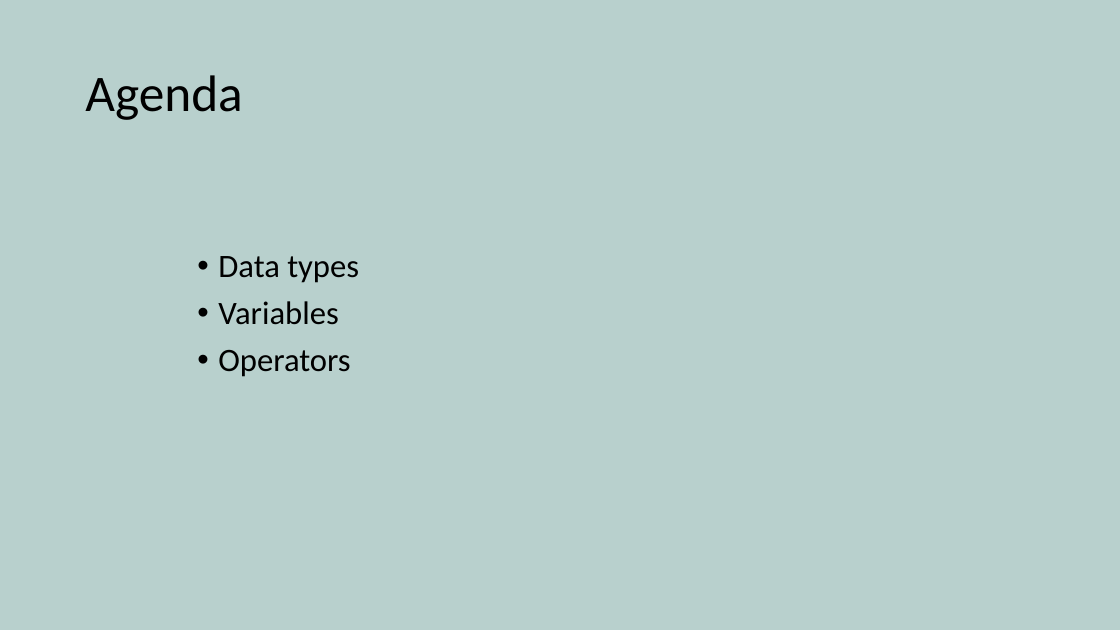
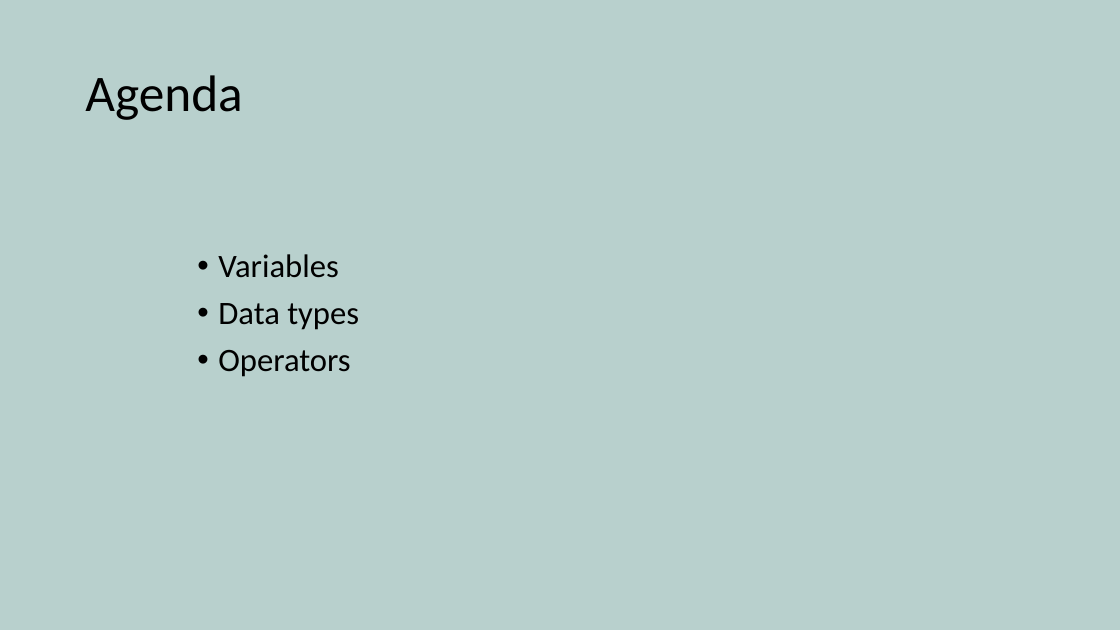
Before and after one commit to yetanothermasterylearning/Core-Java, a slide deck: slide 2 of 03. Programming Basics/Presentation/Data types and Operators.pptx. Drawn at 1120x630 pixels with LibreOffice and Linux fonts; fonts in the diff are those of the drawing. Boxes give left, top, right and bottom in pixels: in the first picture for what was removed or moved away, otherwise in the second. Text is boxed around its words. In the diff, an @@ line names an element or a change of style, - is before the commit and + after.

```diff
--- a/03. Programming Basics/Presentation/Data types and Operators.pptx
+++ b/03. Programming Basics/Presentation/Data types and Operators.pptx
@@ text at bbox=[218, 254, 338, 278]: paragraph added @@
+• Variables
@@ text at bbox=[218, 301, 338, 325]: paragraph removed @@
-• Variables
```
Also in this commit, not shown: 7 other slides changed, 2 slides removed, 4 other files.
